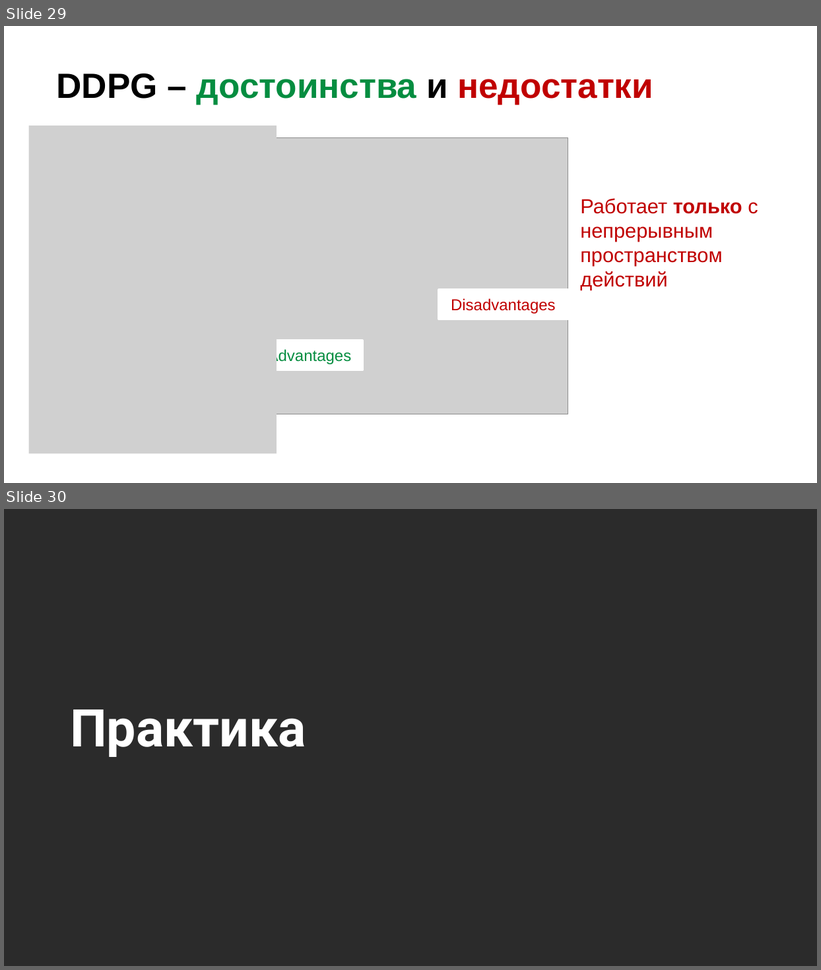
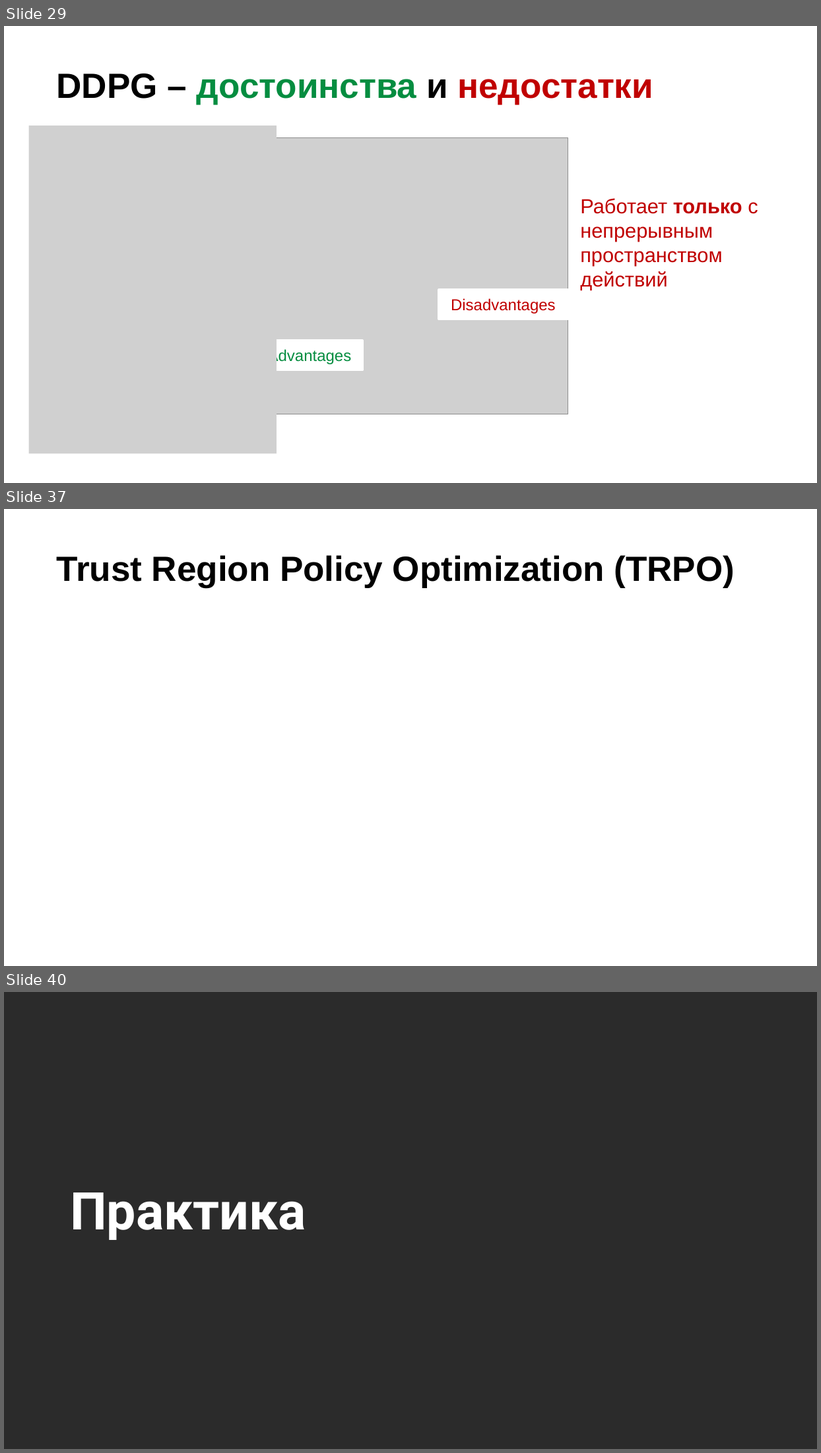
Before and after one commit to stureiko/Otus_lectures, a slide deck: ML Adv/28 - Actor-Critic/Presentation/Actor-Critic.pptx. Shown one above the other, each under a label of ours: slides 29 and 30 before the commit, slides 29, 37 and 40 after it; the slides between them are not shown. The pictures are 821x970 and 821x1453 pixels, drawn with LibreOffice and Linux fonts; fonts in the diff are those of the drawing; grey boxes stand for pictures; background and template pictures are left out; a plain dark background stands for a picture behind light text. Boxes give left, top, right and bottom in pixels: in the first picture for what was removed or moved away, otherwise in the second. Text is boxed around its words. In the diff, an @@ line names an element or a change of style, - is before the commit and + after.

```diff
--- a/ML Adv/28 - Actor-Critic/Presentation/Actor-Critic.pptx
+++ b/ML Adv/28 - Actor-Critic/Presentation/Actor-Critic.pptx
@@ slide 37 added at [4, 509, 817, 966], background picture (left out) @@
@@ title added at [57, 555, 734, 588], 31 pt, text #000000, bold @@
+Trust Region Policy Optimization (TRPO)
@@ what was slide 30 is now slide 40 @@
```
Also in this commit, not shown: 6 slides changed, 9 other slides added, 4 slides removed, 4 other files.
